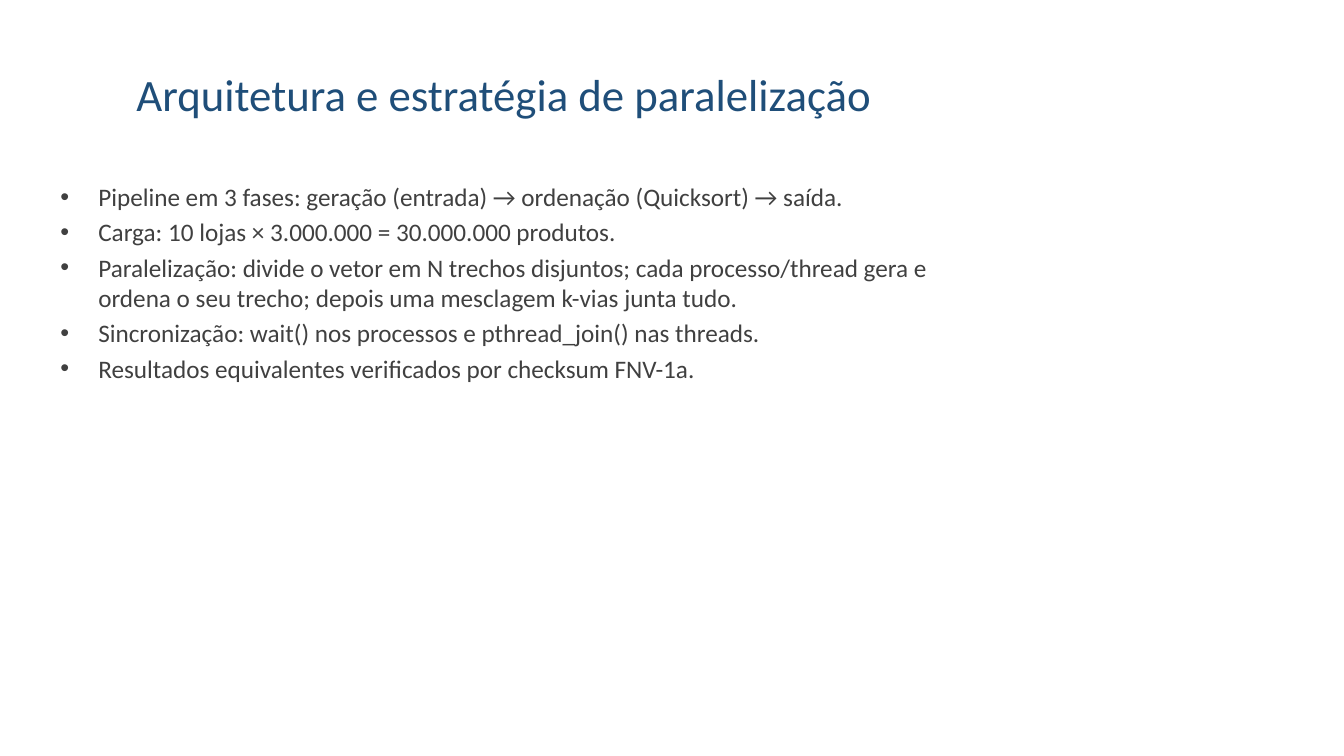
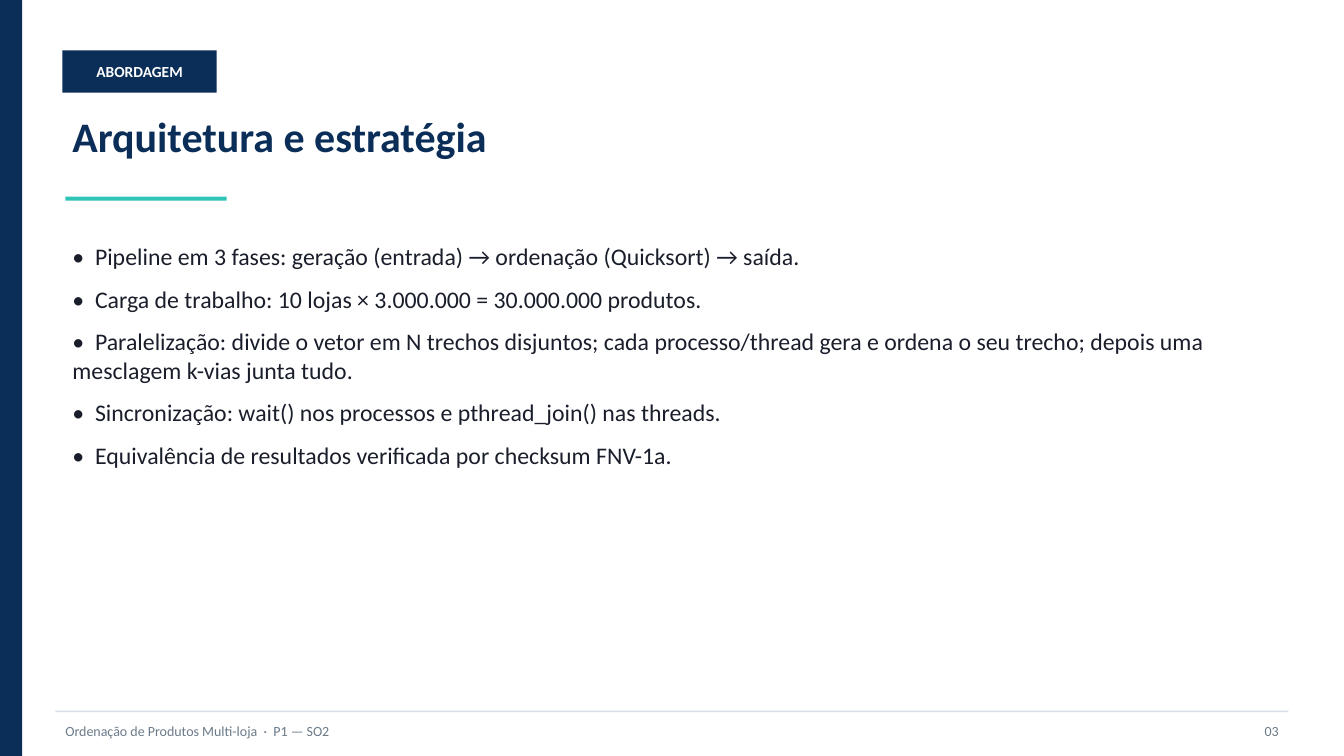
Before and after one commit to Abranches4434/Projeto_Ordena-o_De_Vetores, a slide deck: slide 3 of documentacao/apresentacao.pptx. Drawn at 1344x756 pixels with LibreOffice and Linux fonts; fonts in the diff are those of the drawing. Boxes give left, top, right and bottom in pixels: in the first picture for what was removed or moved away, otherwise in the second. Text is boxed around its words. In the diff, an @@ line names an element or a change of style, - is before the commit and + after.

```diff
--- a/documentacao/apresentacao.pptx
+++ b/documentacao/apresentacao.pptx
@@ rectangle added at [0, 0, 22, 756], fill #0B2E59 @@
@@ rectangle added at [63, 50, 217, 93], fill #0B2E59, 11 pt, text #FFFFFF, bold @@
+ABORDAGEM
@@ text "Arquitetura e estratégia" at [72, 122, 486, 159]: vertical alignment middle to top @@
@@ text at [72, 122, 486, 159]: text changed; size 32 to 30 pt; text colour #1F4E79 to #0B2E59; bold on @@
-Arquitetura e estratégia de paralelização
+Arquitetura e estratégia
@@ rectangle added at [66, 197, 227, 201], fill #2EC4B6 @@
@@ text at [72, 247, 1203, 468]: text changed; size 18 to 17 pt; text colour #404040 to #1A1E2B @@
-• Pipeline em 3 fases: geração (entrada) → ordenação (Quicksort) → saída.
-• Carga: 10 lojas × 3.000.000 = 30.000.000 produtos.
-• Paralelização: divide o vetor em N trechos disjuntos; cada processo/thread gera e ordena o seu trecho; depois uma mesclagem k-vias junta tudo.
-• Sincronização: wait() nos processos e pthread_join() nas threads.
-• Resultados equivalentes verificados por checksum FNV-1a.
+• Pipeline em 3 fases: geração (entrada) → ordenação (Quicksort) → saída.
+• Carga de trabalho: 10 lojas × 3.000.000 = 30.000.000 produtos.
+• Paralelização: divide o vetor em N trechos disjuntos; cada processo/thread gera e ordena o seu trecho; depois uma mesclagem k-vias junta tudo.
+• Sincronização: wait() nos processos e pthread_join() nas threads.
+• Equivalência de resultados verificada por checksum FNV-1a.
@@ rectangle added at [55, 711, 1289, 713], fill #D8DEE8 @@
@@ text added at [65, 726, 330, 739], 10 pt, text #6B7B8A @@
+Ordenação de Produtos Multi-loja · P1 — SO2
@@ text added at [1265, 727, 1279, 736], 10 pt, text #6B7B8A @@
+03
```
Also in this commit, not shown: 5 other slides changed, 1 slide added, 1 slide removed, 1 other file.
